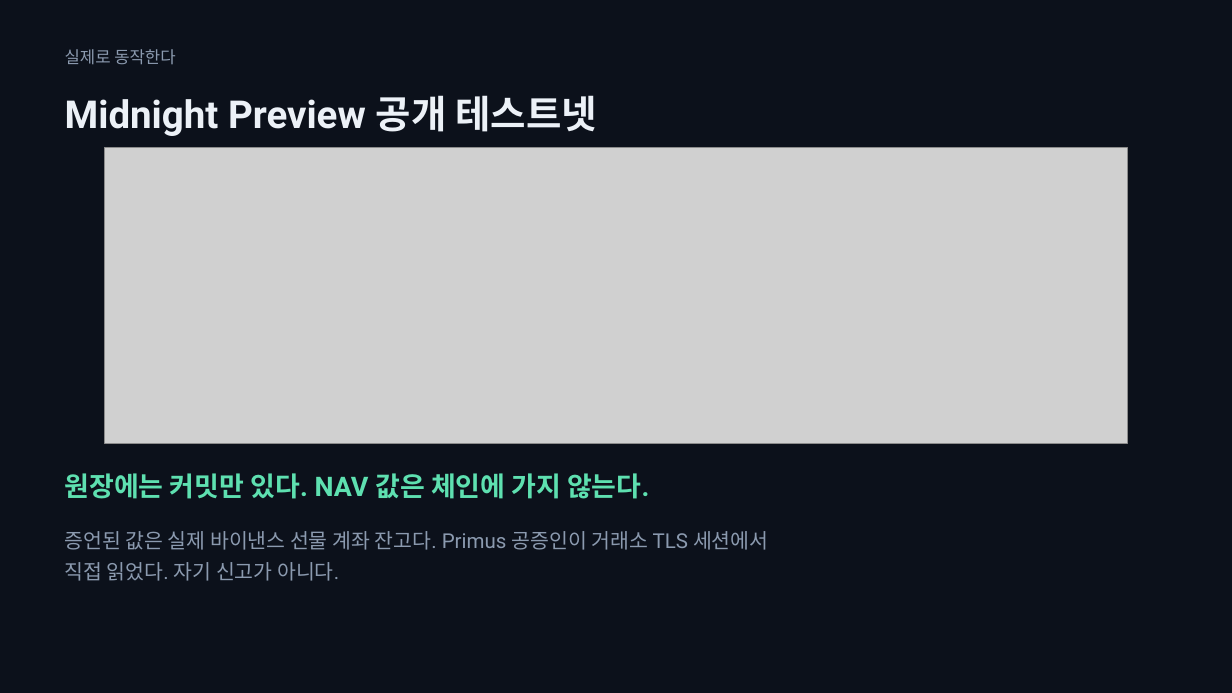
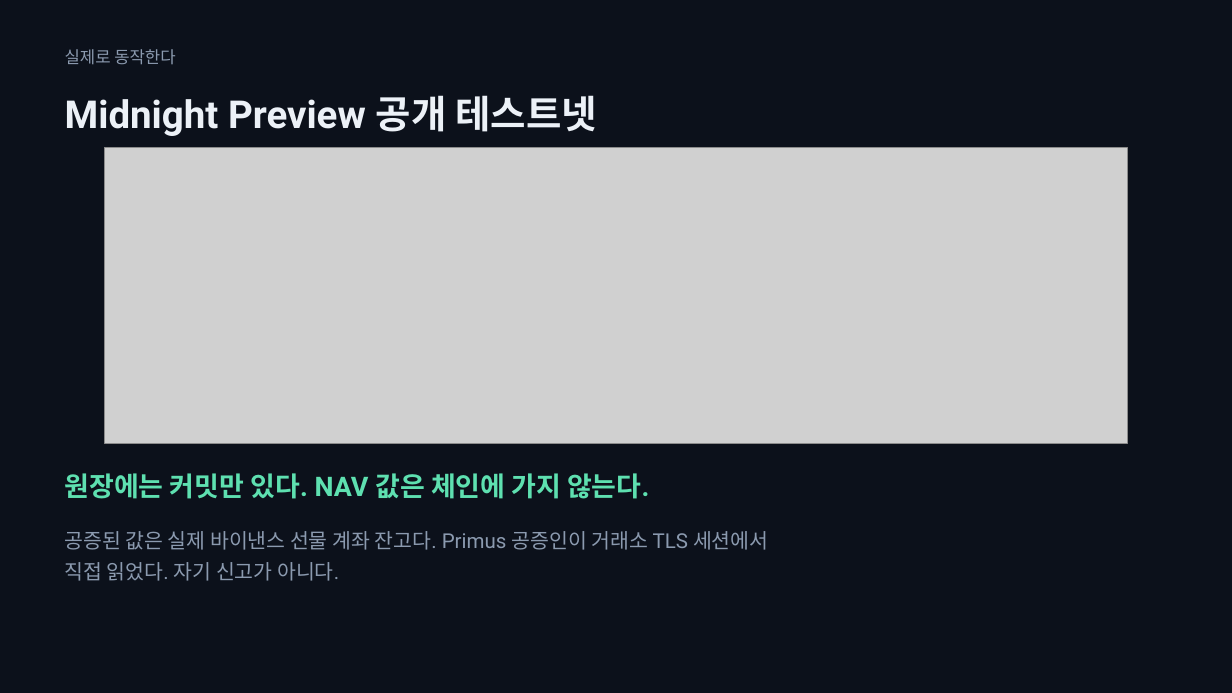
Before and after one commit to SeoDongOk/proof-of-track-record, a slide deck: slide 13 of deck/proof-of-track-record.pptx. Drawn at 1232x693 pixels with LibreOffice and Linux fonts; fonts in the diff are those of the drawing; grey boxes stand for pictures. Boxes give left, top, right and bottom in pixels: in the first picture for what was removed or moved away, otherwise in the second. Text is boxed around its words. In the diff, an @@ line names an element or a change of style, - is before the commit and + after.

```diff
--- a/deck/proof-of-track-record.pptx
+++ b/deck/proof-of-track-record.pptx
@@ text at <box>65,531,768,550</box>: text changed @@
-증언된 값은 실제 바이낸스 선물 계좌 잔고다. Primus 공증인이 거래소 TLS 세션에서
+공증된 값은 실제 바이낸스 선물 계좌 잔고다. Primus 공증인이 거래소 TLS 세션에서
```
Also in this commit, not shown: 3 other slides changed, 23 other files.
